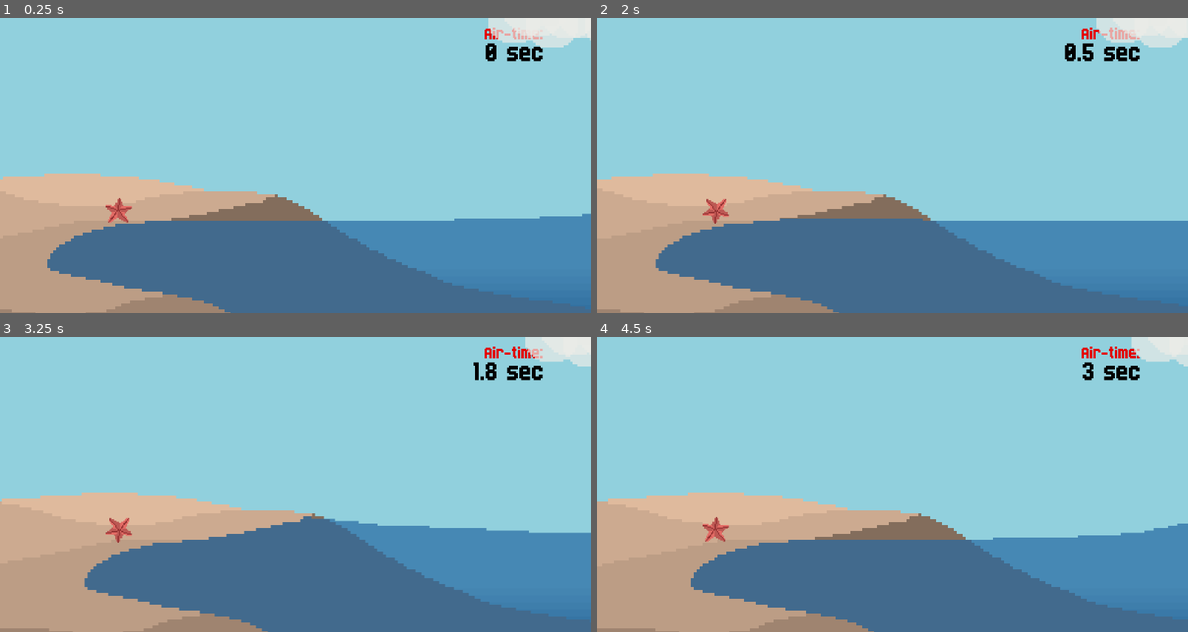
Above: before the commit, frames 1-4 (two rows, left to right).
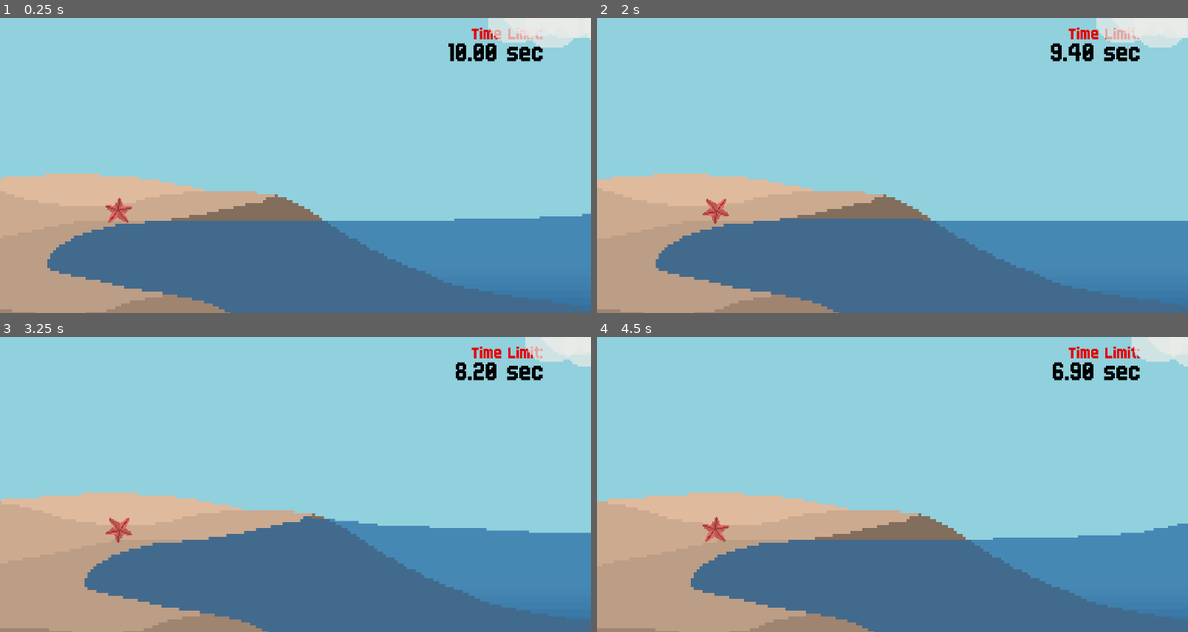
Above: after the commit, the same moments.

Repository: nickesc/projectStarfish
Game: Godot game, scene res://scenes/Main.tscn
Same seed, same stepped clock (60 frames per second), same inputs: the game is played once before the commit and once after it.
Inputs (mouse positions are in pixels of both pictures, inside the frame that each line leads up to):
- Up to frame 1 (0.25 s): no input
- Up to frame 2 (2 s): move the mouse to (1022, 150) at 0.52 s; hold Space (throw_selection) 0.53-1.28 s; hold D (starfish_right) from 0.53 s (still down); tap W (starfish_up) at 0.77, 1.52 s; move the mouse to (774, 180) at 1.27 s; click (774, 180) at 1.35 s; tap Space (throw_selection) at 1.55 s
- Up to frame 3 (3.25 s): move the mouse to (354, 419) at 2.02 s; release D (starfish_right) at 2.03 s; hold A (starfish_left) 2.03-2.78 s; hold Space (throw_selection) 2.03-2.78 s; move the mouse to (265, 543) at 2.77 s; hold D (starfish_right) from 2.78 s (still down); tap Space (throw_selection) at 2.85 s; tap W (starfish_up) at 3.02 s
- Up to frame 4 (4.5 s): move the mouse to (1069, 528) at 3.52 s; press the mouse at (1069, 528) at 3.53 s; tap W (starfish_up) at 3.77 s; tap Space (throw_selection) at 3.8, 4.35 s; move the mouse to (715, 440) at 4.27 s; release D (starfish_right) at 4.28 s; release the mouse at (715, 440) at 4.28 s; hold A (starfish_left) from 4.28 s (still down)

The runs differ from the first frame. In frame 1, 0.4% of the frame differs, in the area x 75-91%, y 3-15%; in frame 2, 0.5%, in the area x 76-91%, y 3-15%; in frame 3, 0.4%; in frame 4, 0.5%.

Commit message:
alpha 1 - actual game implemented and playable
the goal is to get the starfish as far as possible within the time limit

Diff:
--- a/scenes/Main.tscn
+++ b/scenes/Main.tscn
@@ -34,6 +34,7 @@
 [ext_resource path="res://assets/ocean/single_wave/single_wave_3.png" type="Texture" id=32]
 [ext_resource path="res://assets/ocean/single_wave/single_wave_0.png" type="Texture" id=33]
 [ext_resource path="res://assets/ocean/single_wave/single_wave_4.png" type="Texture" id=34]
+[ext_resource path="res://src/game/TimeLimitTimer.gd" type="Script" id=35]
 
 [sub_resource type="DynamicFont" id=3]
 size = 48
@@ -233,11 +234,11 @@
 size_flags_horizontal = 3
 custom_colors/font_color = Color( 0, 0, 0, 1 )
 custom_fonts/font = SubResource( 3 )
-text = "0 sec"
+text = "0.00 sec"
 align = 2
 script = ExtResource( 12 )
 
-[node name="ScoreLabel2" type="Label" parent="Star/Camera2D"]
+[node name="TimeLimitLabel" type="Label" parent="Star/Camera2D"]
 margin_left = 318.0
 margin_top = -238.0
 margin_right = 418.0
@@ -246,7 +247,7 @@
 size_flags_horizontal = 3
 custom_colors/font_color = Color( 0.890196, 0, 0, 1 )
 custom_fonts/font = SubResource( 4 )
-text = "Air-time:"
+text = "Time Limit:"
 align = 2
 
 [node name="SandBack" type="CanvasLayer" parent="."]
@@ -280,7 +281,7 @@
 position = Vector2( 503, 393 )
 frames = SubResource( 1 )
 animation = "steady_wave"
-frame = 1
+frame = 5
 playing = true
 
 [node name="SandFront" type="CanvasLayer" parent="."]
@@ -531,13 +532,24 @@
 [node name="HUD" type="CanvasLayer" parent="."]
 
 [node name="TimeLimitTimer" type="Timer" parent="."]
-
+script = ExtResource( 35 )
+
+[connection signal="reset_star" from="." to="Star" method="reset"]
 [connection signal="throw" from="." to="Star" method="throw"]
+[connection signal="time_limit_set" from="." to="Star/Camera2D/ScoreLabel" method="_on_Main_time_limit_set"]
 [connection signal="fallen" from="Star" to="OceanParallaxBackground" method="_on_Star_fallen"]
 [connection signal="fallen" from="Star" to="SandFront" method="_on_Star_fallen"]
+[connection signal="first_throw" from="Star" to="TimeLimitTimer" method="_on_Star_first_throw"]
 [connection signal="flying" from="Star" to="OceanParallaxBackground" method="_on_Star_flying"]
+[connection signal="flying" from="Star" to="SandFront" method="_on_Star_flying"]
+[connection signal="reset" from="Star" to="." method="_on_Star_reset"]
+[connection signal="reset" from="Star" to="OceanParallaxBackground" method="_on_Star_reset"]
+[connection signal="reset" from="Star" to="SandFront" method="_on_Star_reset"]
 [connection signal="score_change" from="Star" to="Star/Camera2D/ScoreLabel" method="_on_Star_score_change"]
 [connection signal="thrown" from="Star" to="OceanParallaxBackground" method="_on_Star_thrown"]
 [connection signal="thrown" from="Star" to="SandFront" method="_on_Star_thrown"]
 [connection signal="timeout" from="AngleTimer" to="." method="_on_AngleTimer_timeout"]
 [connection signal="timeout" from="PowerTimer" to="." method="_on_PowerTimer_timeout"]
+[connection signal="time_change" from="TimeLimitTimer" to="Star/Camera2D/ScoreLabel" method="_on_TimeLimitTimer_time_change"]
+[connection signal="timeout" from="TimeLimitTimer" to="." method="_on_TimeLimitTimer_timeout"]
+[connection signal="timeout" from="TimeLimitTimer" to="Star" method="_on_TimeLimitTimer_timeout"]
--- a/scenes/star/Star.tscn
+++ b/scenes/star/Star.tscn
@@ -32,7 +32,6 @@
 __meta__ = {
 "_edit_group_": true
 }
-dev = true
 throwing_vector_line_path = NodePath("ThrowingLine/ThrowingVectorLine")
 
 [node name="AnimatedSprite" type="AnimatedSprite" parent="."]
--- a/src/Main.gd
+++ b/src/Main.gd
@@ -5,12 +5,16 @@
 signal power_change(power)
 signal score_change(score)
 
+signal reset_star()
+
+signal time_limit_set(time_limit)
 
 # Declare member variables here. Examples:
 # var a = 2
 # var b = "text"
 
-var time_limit = 60
+export var time_limit: float = 10
+var initial_time_limit = time_limit
 var score = 0
 
 var time_limit_timer: Timer
@@ -74,14 +78,11 @@
     $Star/Camera2D/PowerLabel.text = str(power)
     emit_signal("power_change",power)
 
-
 func choose_angle():
     $AngleTimer.stop()
     $PowerTimer.start()
     is_choosing_angle = false
     is_choosing_power = true
-
-
 
 func choose_power():
     $PowerTimer.stop()
@@ -100,36 +101,42 @@
         return false
 
 
+func reset_game():
+    score = 0
+    reset_time_limit_timer()
+
+func reset_star():
+    emit_signal("reset_star")
+
+
+func set_time_limit(time):
+    time_limit = time
+    time_limit_timer.wait_time = time_limit
+    emit_signal("time_limit_set", time_limit)
+
 
 # Called when the node enters the scene tree for the first time.
 func _ready():
 
     VisualServer.set_default_clear_color(clear_color)
     time_limit_timer = $TimeLimitTimer
-    time_limit_timer.wait_time = time_limit
+    set_time_limit(time_limit)
 
     pass # Replace with function body.
 
 func _process(delta):
     pass
-#    if throwable:
-#
-#
-#
-#        if is_choosing_angle:
-#
-#
-#
-#            if check_throw_selection():
-#                choose_angle()
-#                var mouse_pos = get_viewport().get_mouse_position()
-#                var theta = rad2deg(atan2(mouse_pos.y, mouse_pos.x))
-#                #print(mouse_pos, theta)
-#                #print(atan())
-#        if is_choosing_power:
-#            if check_throw_selection():
-#                choose_power()
+
+func reset_time_limit_timer():
+    time_limit_timer.stop()
+    set_time_limit(initial_time_limit)
+
+func _on_TimeLimitTimer_timeout():
+    time_limit_timer.stop()
+
+    print("time limit")
 
 
-
-            #thrown = true
+func _on_Star_reset():
+    reset_game()
+    #pass # Replace with function body.
--- a/src/beach/SandFront.gd
+++ b/src/beach/SandFront.gd
@@ -3,11 +3,20 @@
 onready var camera = get_tree().current_scene.get_node("Star/Camera2D")
 
 
+func send_to_back():
+    set_layer(-1)
+
+func send_to_front():
+    set_layer(2)
 
 func _on_Star_fallen():
-    set_layer(2)
-    #pass # Replace with function body.
+    send_to_front()
 
 
-func _on_Star_thrown(speed, angle):
-    set_layer(-1)
+func _on_Star_flying():
+    send_to_back()
+
+
+
+func _on_Star_reset():
+    send_to_back()
--- /dev/null
+++ b/src/game/TimeLimitTimer.gd
@@ -0,0 +1,19 @@
+extends Timer
+
+signal time_change(time)
+
+
+# Declare member variables here. Examples:
+# var a = 2
+# var b = "text"
+
+func _process(delta):
+    if not is_stopped():
+        emit_signal("time_change", get_time_left())
+
+# Called when the node enters the scene tree for the first time.
+func _ready():
+    pass # Replace with function body.
+
+func _on_Star_first_throw():
+    start()
--- a/src/ocean/OceanParallaxBackground.gd
+++ b/src/ocean/OceanParallaxBackground.gd
@@ -2,16 +2,25 @@
 
 
 
+func send_to_back():
+    set_layer(-2)
+
+func send_to_front():
+    set_layer(1)
+
+
 func _on_Star_fallen():
-    print("set_Layer")
-    set_layer(1)
+    send_to_front()
 
 
 
 func _on_Star_thrown(speed, angle):
-    print("set_Layer")
-    set_layer(-2)
+    pass
 
 
 func _on_Star_flying():
-    pass # Replace with function body.
+    send_to_back()
+
+
+func _on_Star_reset():
+    send_to_back()
--- a/src/star/ScoreLabel.gd
+++ b/src/star/ScoreLabel.gd
@@ -1,6 +1,23 @@
 extends Label
 
+var time_format = "%.2f sec"
 
 
 func _on_Star_score_change(score):
-    text = str(score) + " sec"
+    #text = str(score) + " sec"
+    pass
+
+func _on_TimeLimitTimer_time_change(time):
+
+    time = time * 10
+    time = round(time)
+    time = float(time / 10)
+
+
+    var time_string = time_format % time
+
+    text = time_string
+
+
+func _on_Main_time_limit_set(time_limit):
+    _on_TimeLimitTimer_time_change(time_limit)
--- a/src/star/Star.gd
+++ b/src/star/Star.gd
@@ -1,6 +1,7 @@
 class_name Star
 extends KinematicBody2D
 
+signal reset()
 
 signal gravity_change(gravity)
 signal score_change(score)
@@ -14,14 +15,22 @@
 signal flailing()
 signal fallen()
 
+signal first_throw()
+
 export (bool) var dev = false
+
+
 
 export var max_jumps = 3
 export var gravity = 7.3
 onready var state_machine =  get_node("StarStateMachine")
 export var flailing_speed = -35
 export var y_minimum = 340
-
+var first_throw = true
+var time_up = false
+
+var jumps = max_jumps
+var score = 0
 
 export var right_flying_movement_modifier = 1.5
 export var left_flying_movement_modifier = .3
@@ -38,6 +47,8 @@
 var initial_position
 var initial_y_minimum = y_minimum
 var initial_gravity = gravity
+var initial_max_jumps = max_jumps
+var initial_flailing_speed = flailing_speed
 var last_thrown_inputs = [false, false, false]
 var last_position = position
 var last_collision
@@ -56,8 +67,7 @@
 var Vy = 0
 var angle
 var speed
-var jumps
-var score = 0
+
 
 
 var Vx_reference = Vx
@@ -71,6 +81,37 @@
 var still = false
 var still_and_sliding = 0
 
+
+func reset_jumps():
+    jumps = initial_max_jumps
+    if dev:
+        jumps = 1000
+
+func reset_throw():
+    position = initial_position
+    last_position = position
+    y_minimum = initial_y_minimum + beach_y_offset
+    first_throw = true
+    #print("help me :P")
+    change_state("Idle")
+
+func reset_velocity():
+    flailing_speed = initial_flailing_speed
+    last_collision = null
+    last_velocity = Vector2.ZERO
+    next_velocity = Vector2.ZERO
+
+func reset():
+    time_up = false
+    score = 0
+    reset_score_timer()
+    reset_jumps()
+    #jumps = 1000
+    emit_signal("reset")
+    reset_throw()
+    update_gravity(initial_gravity)
+
+
 func start_score_timer():
     $ScoreTimer.start()
 
@@ -144,6 +185,7 @@
     Vx_reference = Vx
 
     change_state("Flying")
+
 
 # Called when the node enters the scene tree for the first time.
 func _ready():
@@ -153,10 +195,10 @@
     Physics2DServer.area_set_param(get_viewport().find_world_2d().get_space(), Physics2DServer.AREA_PARAM_GRAVITY, gravity*10)
     initial_position = position
     y_minimum = initial_y_minimum + beach_y_offset
-    jumps = max_jumps
     if dev:
         jumps = 1000
 
+    if true:
 #func check_movement(velocity):
 #
 #    var thrown_inputs = [Input.is_action_pressed("starfish_right"), Input.is_action_pressed("starfish_left"), Input.is_action_pressed("starfish_down")]
@@ -196,13 +238,15 @@
 #            velocity.y *= down_movement_modifier
 #
 #    return velocity
-#
+        pass
+
 func movement_cleanup(velocity):
 
     #position_vector = Vector2(position.x, position.y)
     $AnimatedSprite.rotation = velocity.angle()
 
     if y_minimum>=initial_y_minimum:
+
         if position.x > initial_position.x + beach_x_offset and position.y < initial_y_minimum:
             y_minimum = initial_y_minimum
         #elif position.x > initial_position.x + beach_x_offset:
@@ -211,7 +255,7 @@
 
     if (position.y >= y_minimum):
          change_state("Fallen")
-    elif velocity.x <= 0 or position.is_equal_approx(last_position):
+    elif velocity.x <= 0 or position.is_equal_approx(last_position) or time_up:
          change_state("Flailing")
     last_position = position
     #next_velocity = velocity
@@ -220,3 +264,8 @@
 func _physics_process(delta):
     #print(next_velocity)
     pass
+
+
+
+func _on_TimeLimitTimer_timeout():
+    time_up = true # Replace with function body.
--- a/src/states/Fallen.gd
+++ b/src/states/Fallen.gd
@@ -14,12 +14,15 @@
     star.Vy=0
     star.Vx=0
     #star.emit_signal("throwable")
-    if star.jumps>0:
+    if star.jumps>0 and not star.time_up:
         machine.change_state("Throwing")
+
+
 
 # Virtual function. Corresponds to the `_process()` callback
 func update(delta: float) -> void:
-    pass
+    if star.time_up or star.jumps <= 0:
+        star.reset()
 
 # Virtual function. Corresponds to the `_physics_process()` callback
 func physics_update(delta: float) -> void:
--- a/src/states/Throwing.gd
+++ b/src/states/Throwing.gd
@@ -50,6 +50,10 @@
 
 # Virtual function. Corresponds to the `_process()` callback
 func update(delta: float) -> void:
+
+    if star.time_up:
+        star.throw(0,0)
+
     pass
 
 # Virtual function. Corresponds to the `_physics_process()` callback
@@ -58,6 +62,9 @@
 
 # Virtual function. Called by the state machine before changing the active state
 func exit() -> void:
+    if star.first_throw == true:
+        star.emit_signal("first_throw")
+        star.first_throw = false
     star.jumps-=1
     star.start_score_timer()
-    star.emit_signal("thrown", star.speed, star.angle)
+    #star.emit_signal("thrown", star.speed, star.angle)
Not shown: 1 places in scenes/Main.tscn that only renumber resources
Not shown, added: build/html5/alpha1/index.html
Not shown, added: build/html5/alpha1/serve.py
Not shown, added: build/html5/alpha1/starfish.apple-touch-icon.png
Not shown, added: build/html5/alpha1/starfish.audio.worklet.js
Not shown, added: build/html5/alpha1/starfish.icon.png
Not shown, added: build/html5/alpha1/starfish.js
Not shown, added: build/html5/alpha1/starfish.pck
Not shown, added: build/html5/alpha1/starfish.png
Not shown, added: build/html5/alpha1/starfish.wasm
Not shown, changed: docs/index.html
Not shown, changed: docs/starfish.pck
